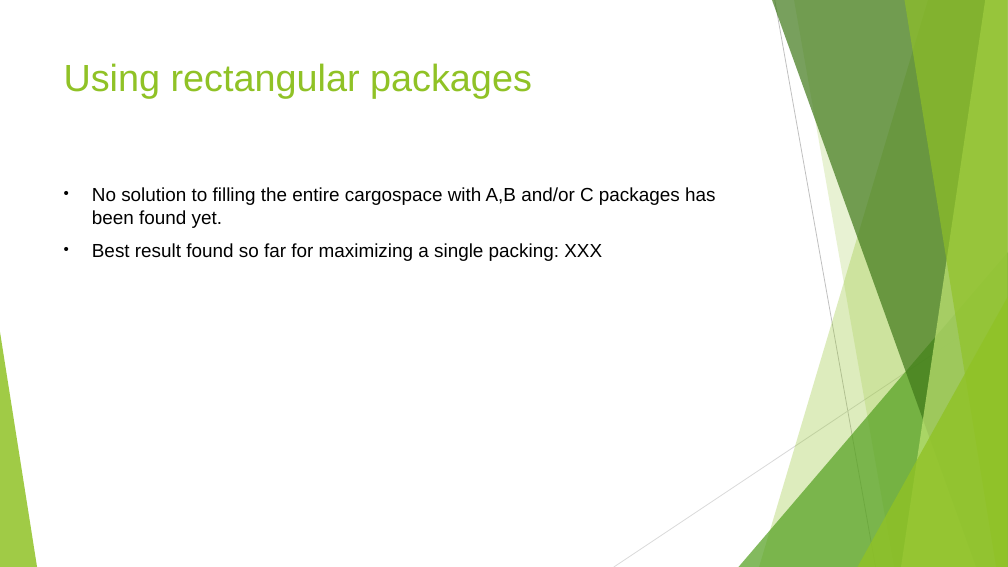
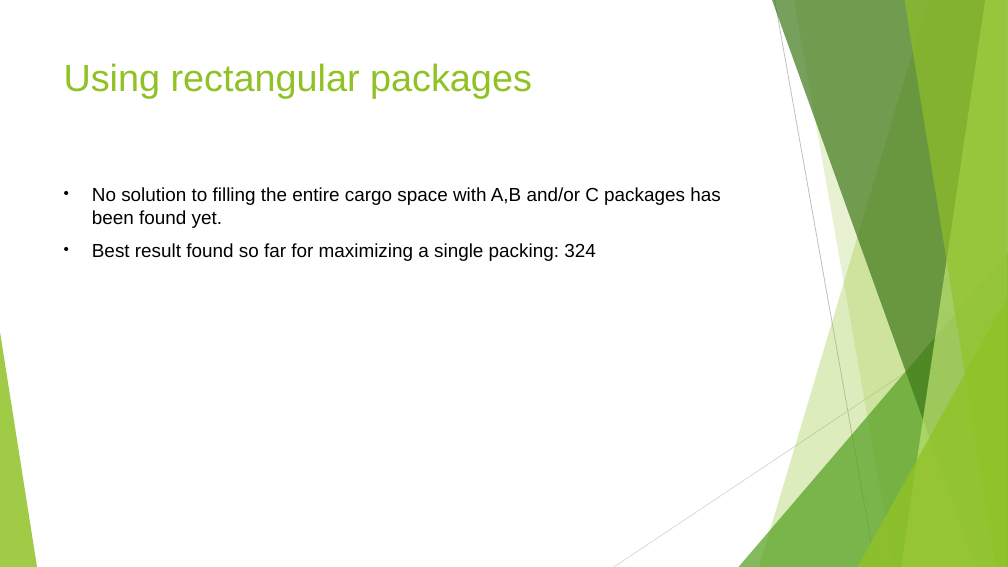
Before and after one commit to swengeler/PP3, a slide deck: slide 18 of Report, presentation and related stuff/Knapsack_problem.pptx. Drawn at 1008x567 pixels with LibreOffice and Linux fonts; fonts in the diff are those of the drawing. Boxes give left, top, right and bottom in pixels: in the first picture for what was removed or moved away, otherwise in the second. Text is boxed around its words. In the diff, an @@ line names an element or a change of style, - is before the commit and + after.

Commit message:
Small change to presentation

```diff
--- a/Report, presentation and related stuff/Knapsack_problem.pptx
+++ b/Report, presentation and related stuff/Knapsack_problem.pptx
@@ text at bbox=[92, 187, 720, 261]: text changed @@
-• No solution to filling the entire cargospace with A,B and/or C packages has been found yet.
-• Best result found so far for maximizing a single packing: XXX
+• No solution to filling the entire cargo space with A,B and/or C packages has been found yet.
+• Best result found so far for maximizing a single packing: 324
```
Also in this commit, not shown: 2 other slides changed, 10 other files.
